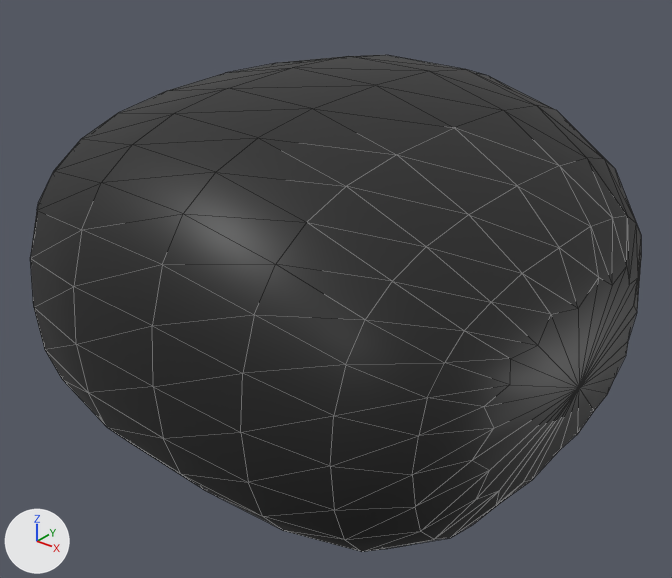
A saved change to the glTF model blender/rider_glove.glb.
The view is the same before and after, from a 50 mm lens placed at (0.1013, -0.1251, 0.0715), pointed at (0.0044, -0.004, -0.0036). Every picture has the same lights, and +X, +Y and +Z are marked at lower left. The picture after the commit comes second. Mesh edges are drawn as thin lines.

Names of what the first picture shows: 'rd_glove'.
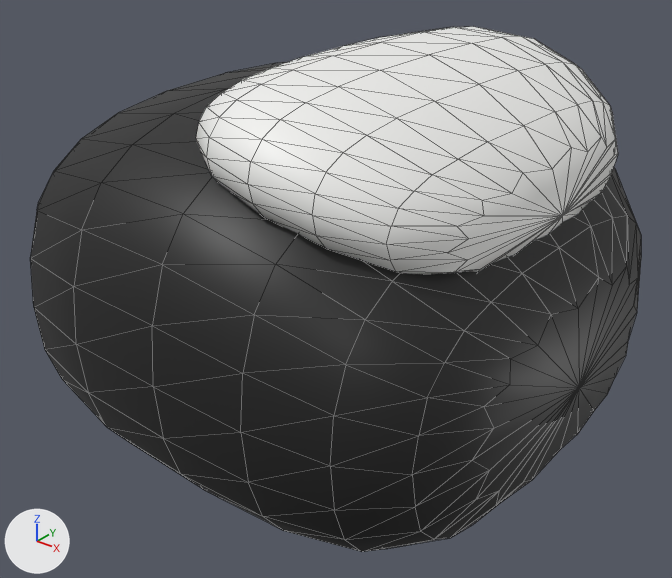
Pixel boxes (x1, y1, x2, y2) of what changed, in the pictures (672 x 578 px):
```json
{"object": "rd_glove_knuckle", "change": "added", "after": [196, 26, 618, 274]}
```

Edits to the scene script, one JSON object a line:
```json
{"op": "add", "block": "mat_l_accent", "code": ["mat_l_accent = bpy.data.materials.new('L_accent')", "# nodes: BsdfPrincipled, Mix, OutputMaterial, VertexColor", "# colours: white #f3f3f1, mixed with the vertex colours"]}
{"op": "add", "block": "me_glove_knuckle_005", "code": ["me_glove_knuckle_005 = bpy.data.meshes.new('glove_knuckle.005')", "me_glove_knuckle_005.from_pydata(...)  # 198 vertices, 392 faces; spans x -0.0054..0.0454, y -0.0419..0.0419, z 0.0148..0.0414", "me_glove_knuckle_005.materials.append(mat_l_accent)"]}
{"op": "add", "block": "ob_rd_glove_knuckle", "code": ["ob_rd_glove_knuckle = bpy.data.objects.new('rd_glove_knuckle', me_glove_knuckle_005)", "ob_rd_glove_knuckle.location = (0.0, 0.0, 0.0)"]}
```
